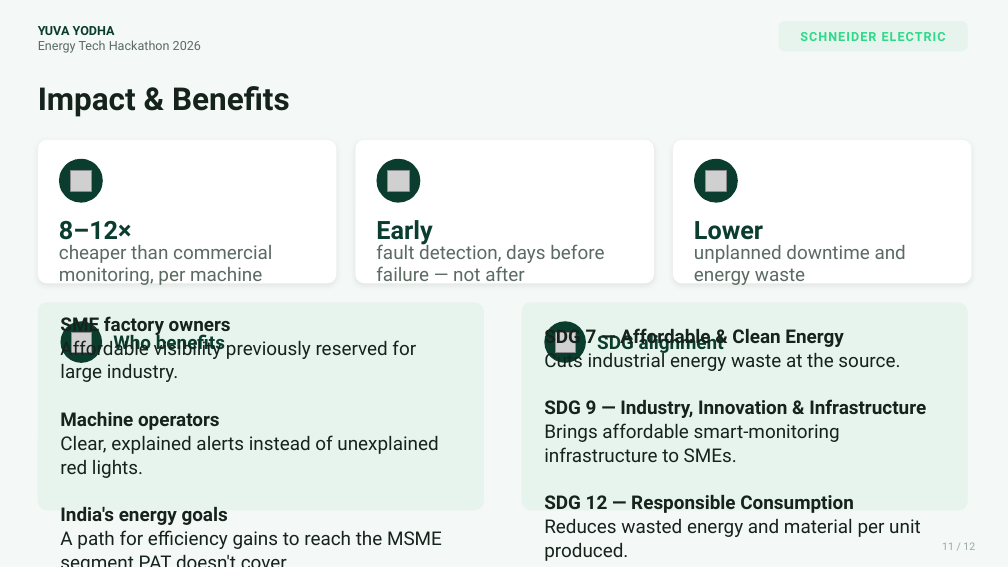
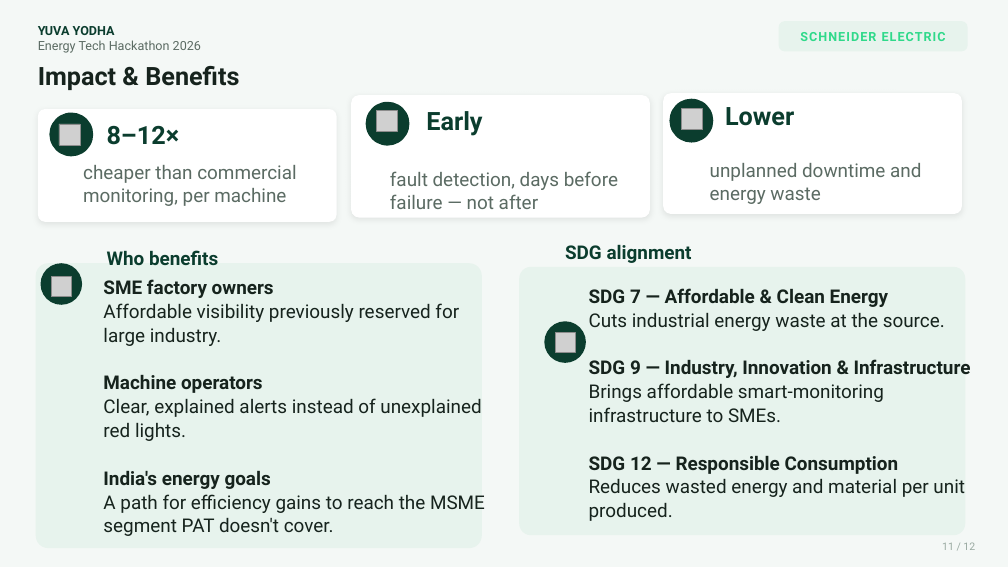
Before and after one commit to vinit-tech-source/MachineSense, a slide deck: slide 11 of msppt.pptx. Drawn at 1008x567 pixels with LibreOffice and Linux fonts; fonts in the diff are those of the drawing; grey boxes stand for pictures. Boxes give left, top, right and bottom in pixels: in the first picture for what was removed or moved away, otherwise in the second. Text is boxed around its words. In the diff, an @@ line names an element or a change of style, - is before the commit and + after.

```diff
--- a/msppt.pptx
+++ b/msppt.pptx
@@ text "Impact & Benefits" moved from (x1=38, y1=86, x2=290, y2=117) to (x1=38, y1=66, x2=239, y2=90) @@
@@ text "Impact & Benefits" at (x1=38, y1=66, x2=239, y2=90): size 30 to 24 pt @@
@@ rounded rectangle resized from (x1=38, y1=140, x2=337, y2=284) to (x1=38, y1=109, x2=337, y2=222) @@
@@ ellipse moved from (x1=59, y1=159, x2=103, y2=203) to (x1=49, y1=113, x2=93, y2=157) @@
@@ text "8–12×" moved from (x1=59, y1=220, x2=132, y2=240) to (x1=107, y1=125, x2=180, y2=145) @@
@@ rounded rectangle resized from (x1=355, y1=140, x2=654, y2=284) to (x1=352, y1=95, x2=650, y2=218) @@
@@ ellipse moved from (x1=377, y1=159, x2=420, y2=203) to (x1=366, y1=102, x2=410, y2=146) @@
@@ picture moved from (x1=388, y1=170, x2=409, y2=191) to (x1=377, y1=110, x2=398, y2=132) @@
@@ text "Early" moved from (x1=376, y1=220, x2=432, y2=245) to (x1=426, y1=111, x2=482, y2=136) @@
@@ rounded rectangle resized from (x1=673, y1=140, x2=972, y2=284) to (x1=663, y1=93, x2=962, y2=214) @@
@@ ellipse moved from (x1=694, y1=159, x2=738, y2=203) to (x1=670, y1=99, x2=714, y2=143) @@
@@ picture moved from (x1=706, y1=170, x2=727, y2=191) to (x1=681, y1=109, x2=702, y2=130) @@
@@ text "Lower" moved from (x1=694, y1=221, x2=763, y2=240) to (x1=725, y1=107, x2=794, y2=126) @@
@@ picture moved from (x1=70, y1=170, x2=91, y2=191) to (x1=59, y1=124, x2=80, y2=145) @@
@@ text "cheaper than commercial monitoring, per ..." moved from (x1=59, y1=245, x2=272, y2=285) to (x1=83, y1=165, x2=296, y2=206) @@
@@ text "fault detection, days before failure ..." moved from (x1=376, y1=241, x2=604, y2=281) to (x1=390, y1=171, x2=618, y2=209) @@
@@ text "unplanned downtime and energy waste" moved from (x1=694, y1=245, x2=906, y2=285) to (x1=710, y1=163, x2=921, y2=204) @@
@@ text "Who benefits" rewrapped from (x1=113, y1=332, x2=225, y2=355) to (x1=107, y1=250, x2=218, y2=265) @@
@@ text "SDG alignment" rewrapped from (x1=597, y1=332, x2=724, y2=355) to (x1=565, y1=244, x2=692, y2=263) @@
@@ rounded rectangle resized from (x1=38, y1=302, x2=484, y2=510) to (x1=36, y1=263, x2=482, y2=548) @@
@@ ellipse moved from (x1=60, y1=321, x2=102, y2=363) to (x1=41, y1=263, x2=82, y2=305) @@
@@ rounded rectangle resized from (x1=522, y1=302, x2=968, y2=510) to (x1=520, y1=267, x2=966, y2=535) @@
@@ picture moved from (x1=71, y1=332, x2=91, y2=352) to (x1=51, y1=277, x2=71, y2=296) @@
@@ text "SME factory owners" rewrapped from (x1=60, y1=314, x2=442, y2=549) to (x1=103, y1=279, x2=485, y2=536) @@
@@ text "SDG 7 — Affordable & ..." moved from (x1=544, y1=325, x2=926, y2=561) to (x1=589, y1=288, x2=971, y2=521) @@
```
Also in this commit, not shown: 1 other slide changed, 7 other files.
